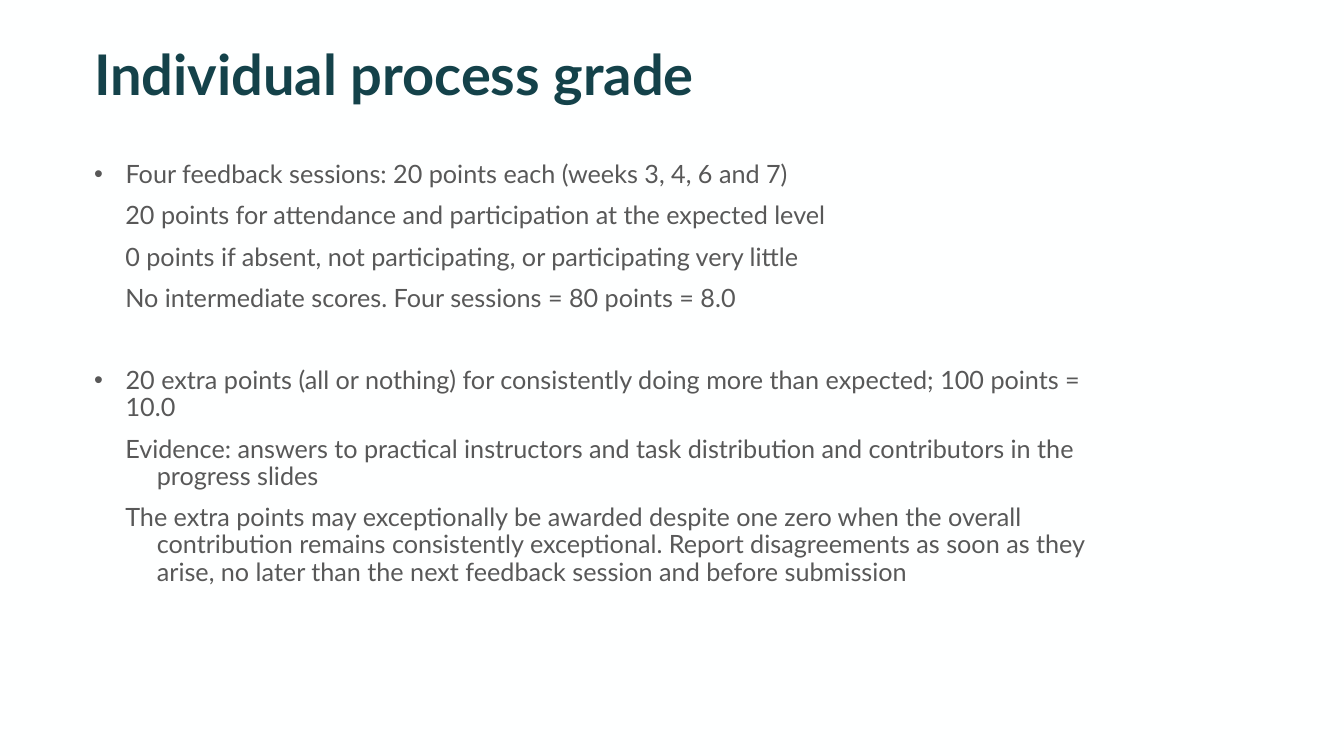
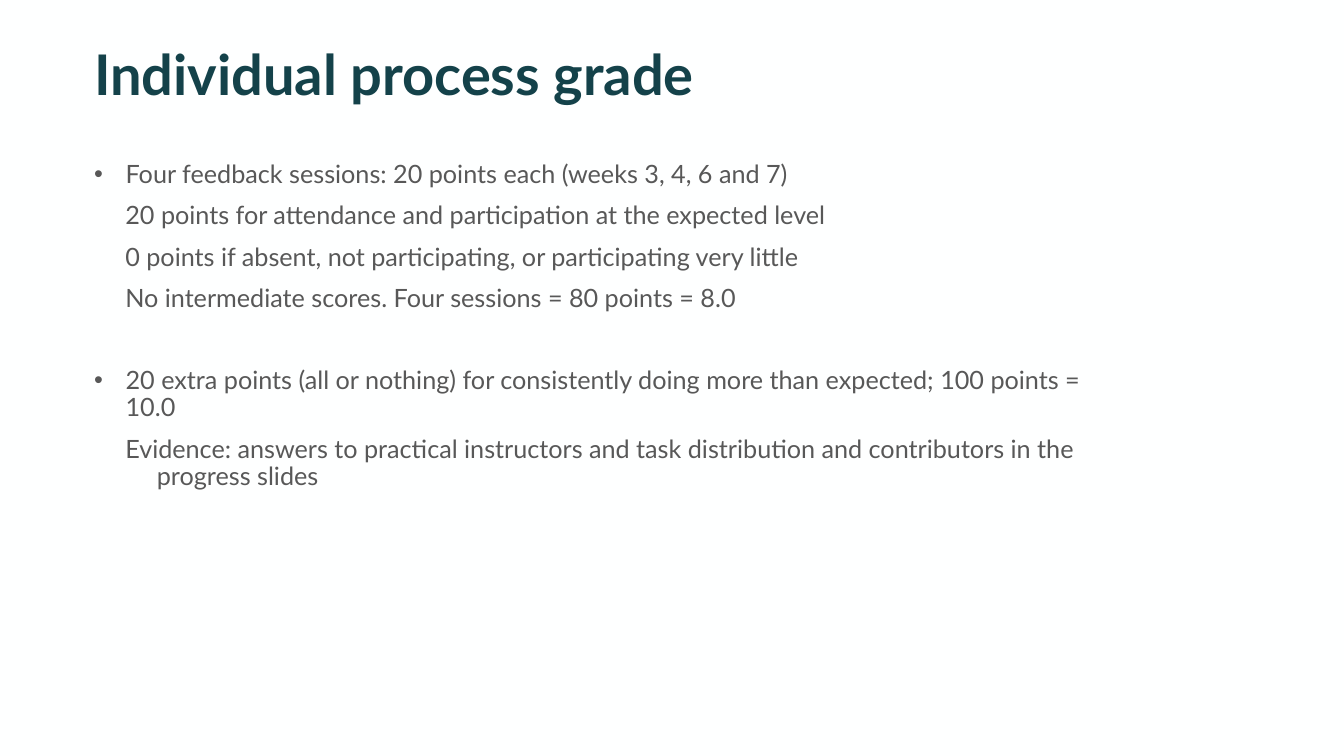
Before and after one commit to digitalTraceData/digitalTraceData.github.io, a slide deck: slide 8 of materials/Lab_Project_info.pptx. Drawn at 1344x756 pixels with LibreOffice and Linux fonts; fonts in the diff are those of the drawing. Boxes give left, top, right and bottom in pixels: in the first picture for what was removed or moved away, otherwise in the second. Text is boxed around its words. In the diff, an @@ line names an element or a change of style, - is before the commit and + after.

```diff
--- a/materials/Lab_Project_info.pptx
+++ b/materials/Lab_Project_info.pptx
@@ text at (125, 507, 1085, 584): paragraph removed @@
-  The extra points may exceptionally be awarded despite one zero when the overall contribution remains consistently exceptional. Report disagreements as soon as they arise, no later than the next feedback session and before submission
```
Also in this commit, not shown: 3 other slides changed, 2 other files.
